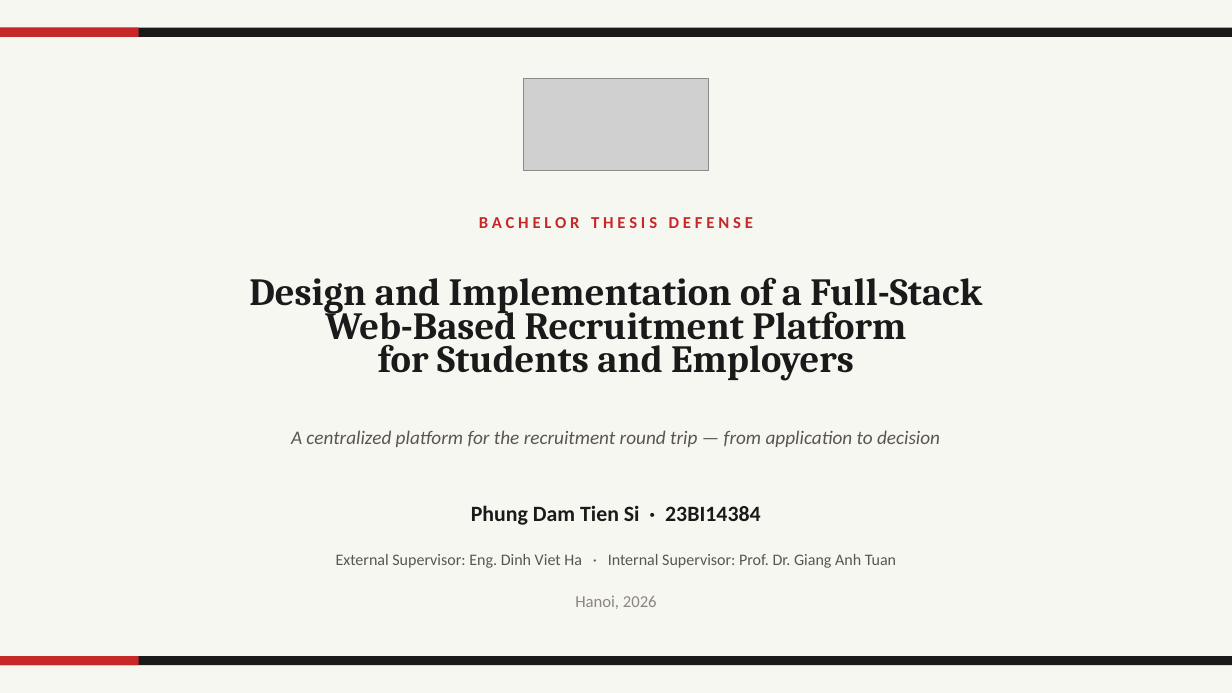
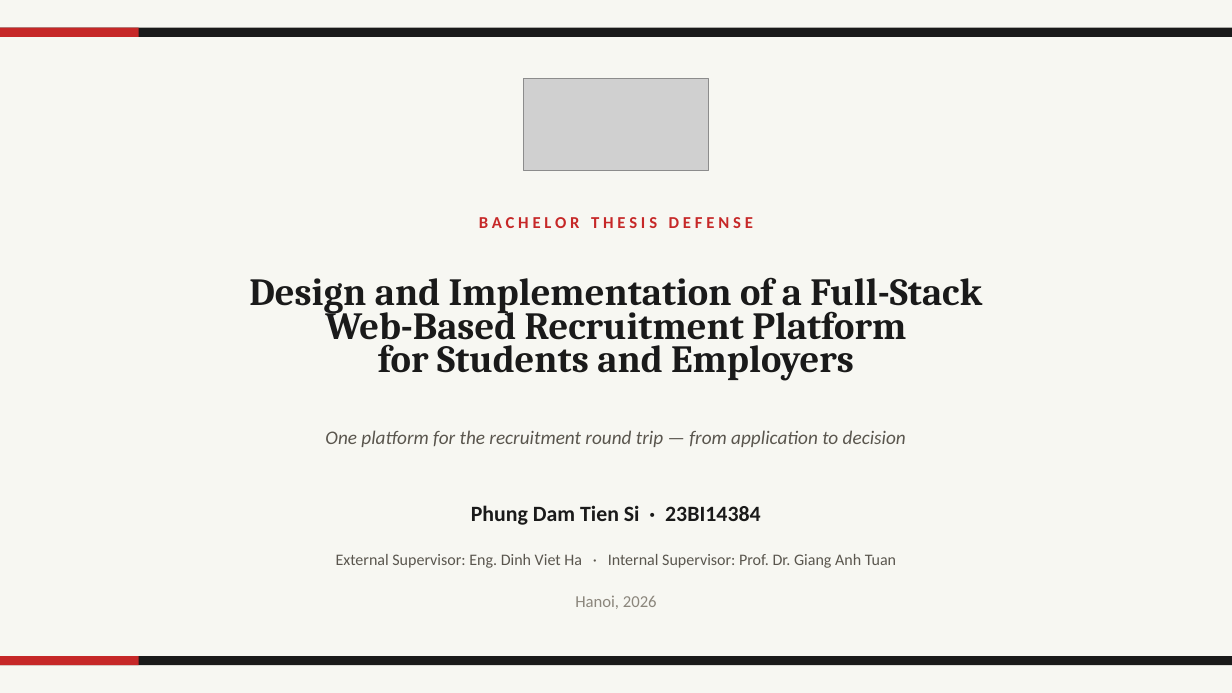
Before and after one commit to SiPhung953/Bachelor-Thesis-Report, a slide deck: slide 1 of presentation/defense-deck.pptx. Drawn at 1232x693 pixels with LibreOffice and Linux fonts; fonts in the diff are those of the drawing; grey boxes stand for pictures. Boxes give left, top, right and bottom in pixels: in the first picture for what was removed or moved away, otherwise in the second. Text is boxed around its words. In the diff, an @@ line names an element or a change of style, - is before the commit and + after.

```diff
--- a/presentation/defense-deck.pptx
+++ b/presentation/defense-deck.pptx
@@ text at bbox=[325, 430, 906, 447]: text changed @@
-A centralized platform for the recruitment round trip — from application to decision
+One platform for the recruitment round trip — from application to decision
```
Also in this commit, not shown: 4 other slides changed, 21 slides added, 4 slides removed, 7 other files.
